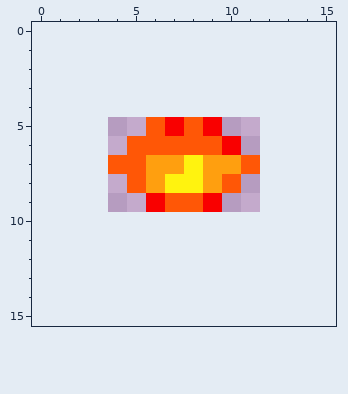
Pixel-art sprite -- assets/character/Bullet.png. The first picture shows the starting point.
The file is 8x5 pixels. The old version is drawn lined up with the new one, on the new canvas.
And afterwards:
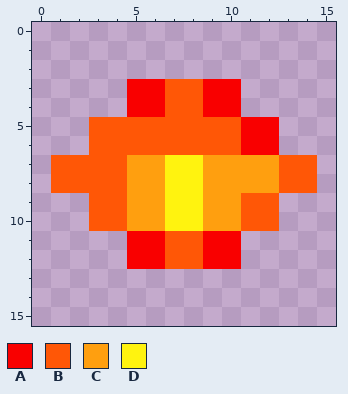
Palette (. is transparent): A #f90000  B #ff5706  C #ff9f0f  D #fff30f
Diff:
{"change": "canvas 8x5 -> 16x16, the old top-left corner now at 4,5"}
{"y":3,"x":5,"old":"......","new":"AABBAA"}
{"y":4,"x":5,"old":"......","new":"AABBAA"}
{"y":5,"x":3,"old":"...","new":"BBB"}
{"y":5,"x":7,"old":"A","new":"B"}
{"y":5,"x":9,"old":"A...","new":"BBAA"}
{"y":6,"x":3,"old":"..","new":"BB"}
{"y":6,"x":10,"old":"A..","new":"BAA"}
{"y":7,"x":1,"old":"...","new":"BBB"}
{"y":7,"x":5,"old":"B","new":"C"}
{"y":7,"x":7,"old":"C","new":"D"}
{"y":7,"x":11,"old":"B...","new":"CCBB"}
{"y":8,"x":1,"old":"....B","new":"BBBBC"}
{"y":8,"x":10,"old":"B....","new":"CCCBB"}
{"y":9,"x":3,"old":"...ABBA...","new":"BBCCDDCCBB"}
{"y":10,"x":3,"old":"..........","new":"BBCCDDCCBB"}
{"y":11,"x":5,"old":"......","new":"AABBAA"}
{"y":12,"x":5,"old":"......","new":"AABBAA"}
